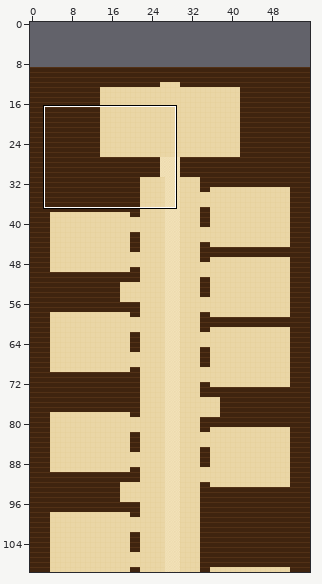
A Tiled map (JSON) gets an edit: maps/rank16.tmj. Above: a wide view before the commit, with the close-up outlined.
Close-up. Before the commit:
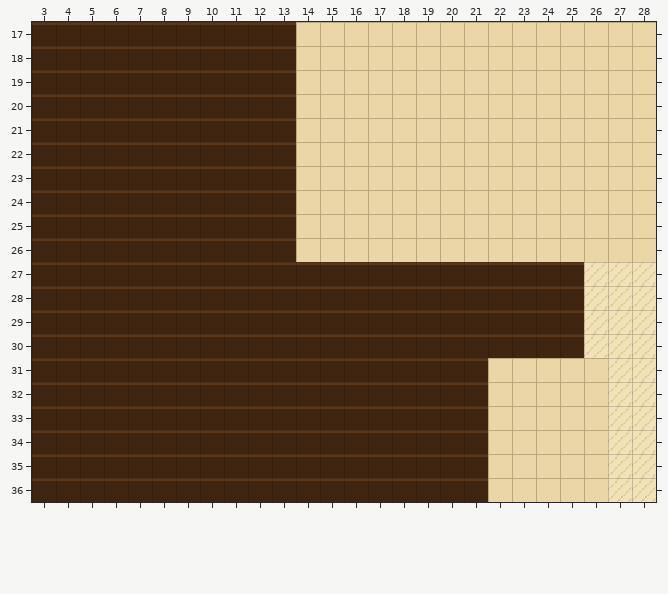
Cells are 16x16 px. Shown: x 3..28, y 17..36. The commit also changed other parts of the map, which this record leaves out. The old version is drawn lined up with the new one.
After:
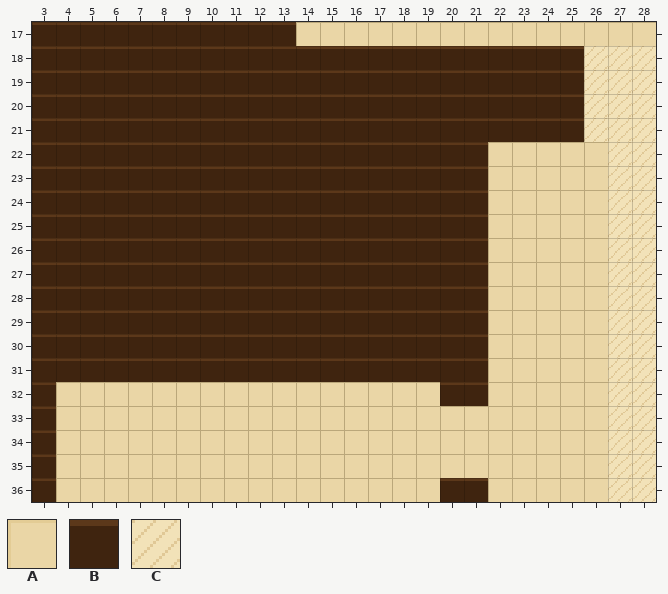
Key: from "draft": A 0, B 1, C 5.
_ is an empty cell.
Tiles replaced or removed in this view: A, B, C.
Edits made:
Changed rows in their new state; . is an unchanged cell.
map size 56x167 -> 56x182 cells (old content now starts at 0,9; both pictures use the new coordinates)
Layer "ground":
first column x 4:
18 ..........BBBBBBBBBBBBCCC
19 ..........BBBBBBBBBBBBCCC
20 ..........BBBBBBBBBBBBCCC
21 ..........BBBBBBBBBBBBCCC
22 ..........BBBBBBBB.....CC
23 ..........BBBBBBBB.....CC
24 ..........BBBBBBBB.....CC
25 ..........BBBBBBBB.....CC
26 ..........BBBBBBBB.....CC
27 ..................AAAAA..
28 ..................AAAAA..
29 ..................AAAAA..
30 ..................AAAAA..
32 AAAAAAAAAAAAAAAA.........
33 AAAAAAAAAAAAAAAAAA.......
34 AAAAAAAAAAAAAAAAAA.......
35 AAAAAAAAAAAAAAAAAA.......
36 AAAAAAAAAAAAAAAA.........
Boxes around the changes in both close-ups, in picture pixels (x1, y1, x2, y2):
changed: (296, 46, 656, 358)
changed: (56, 382, 488, 502)
